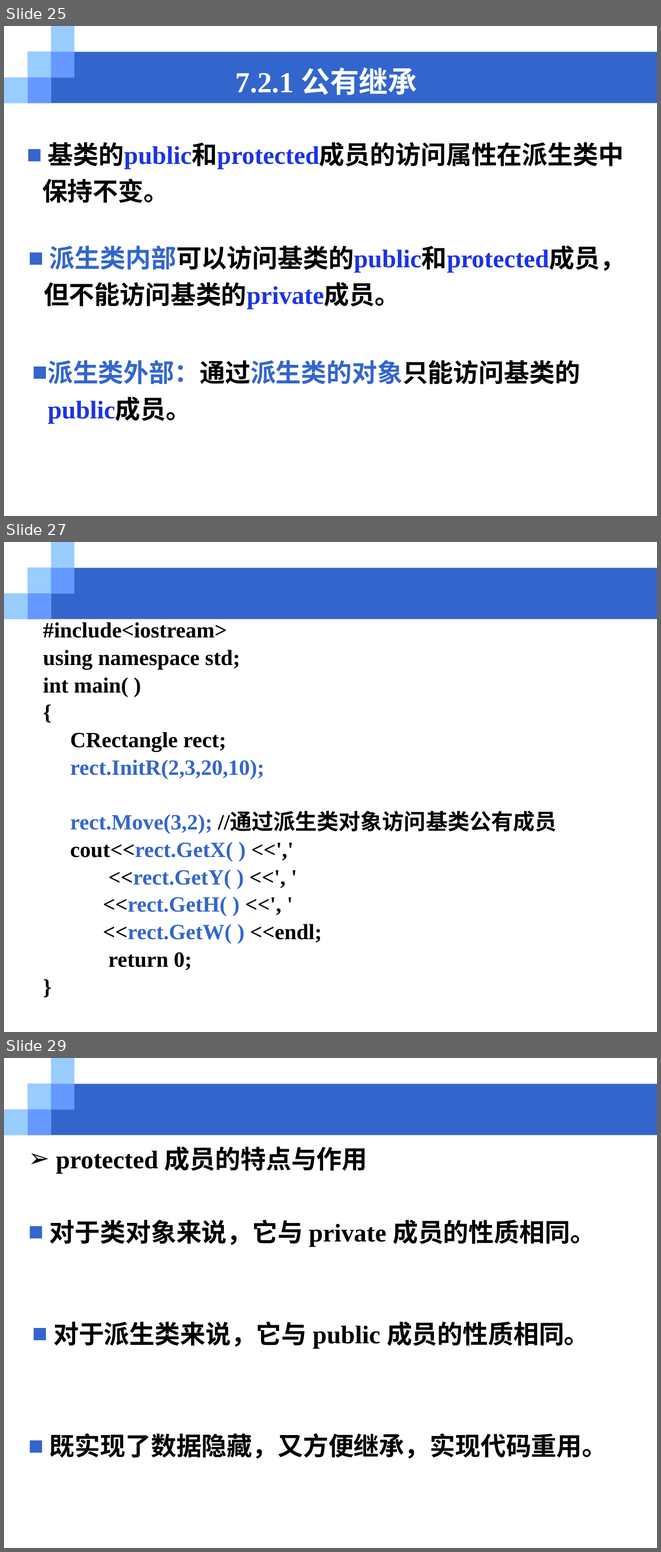
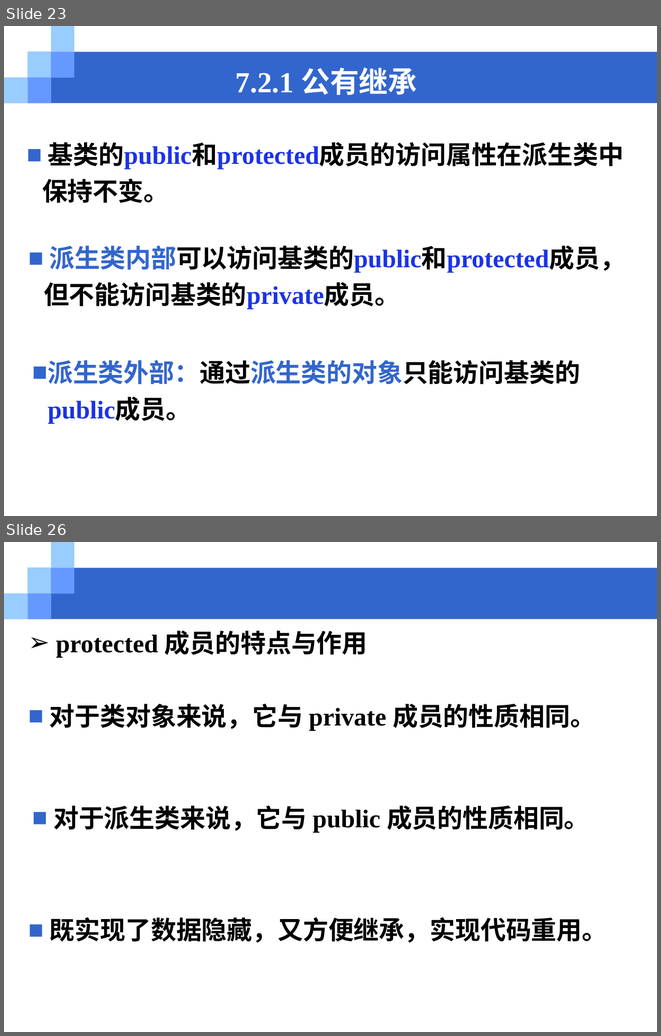
Before and after one commit to cugwhp/OOPCPP, a slide deck: 02.PPT/第7章 继承与派生/chapter7_1访问控制.ppt. Shown one above the other, each under a label of ours: slides 25, 27 and 29 before the commit, slides 23 and 26 after it; the slides between them are not shown. The pictures are 661x1552 and 661x1036 pixels, drawn with LibreOffice and Linux fonts; fonts in the diff are those of the drawing. Boxes give left, top, right and bottom in pixels: in the first picture for what was removed or moved away, otherwise in the second. Text is boxed around its words. In the diff, an @@ line names an element or a change of style, - is before the commit and + after.

```diff
--- a/02.PPT/第7章 继承与派生/chapter7_1访问控制.ppt
+++ b/02.PPT/第7章 继承与派生/chapter7_1访问控制.ppt
@@ slide 27 removed at (4,542,657,1032), background #FFFFFF; not listed: 6 template elements that a slide beside it also shows @@
@@ text removed at (43,622,557,970) @@
-#include<iostream>
-using namespace std;
-int main( )
-{
-CRectangle rect;
-rect.InitR(2,3,20,10);
-rect.Move(3,2); //通过派生类对象访问基类公有成员
-cout<<rect.GetX( ) <<','
-<<rect.GetY( ) <<', '
-<<rect.GetH( ) <<', '
-<<rect.GetW( ) <<endl;
-return 0;
-}
@@ what was slide 25 is now slide 23 @@
@@ what was slide 29 is now slide 26 @@
```
Also in this commit, not shown: 3 slides changed, 6 other slides removed, 40 other files.
